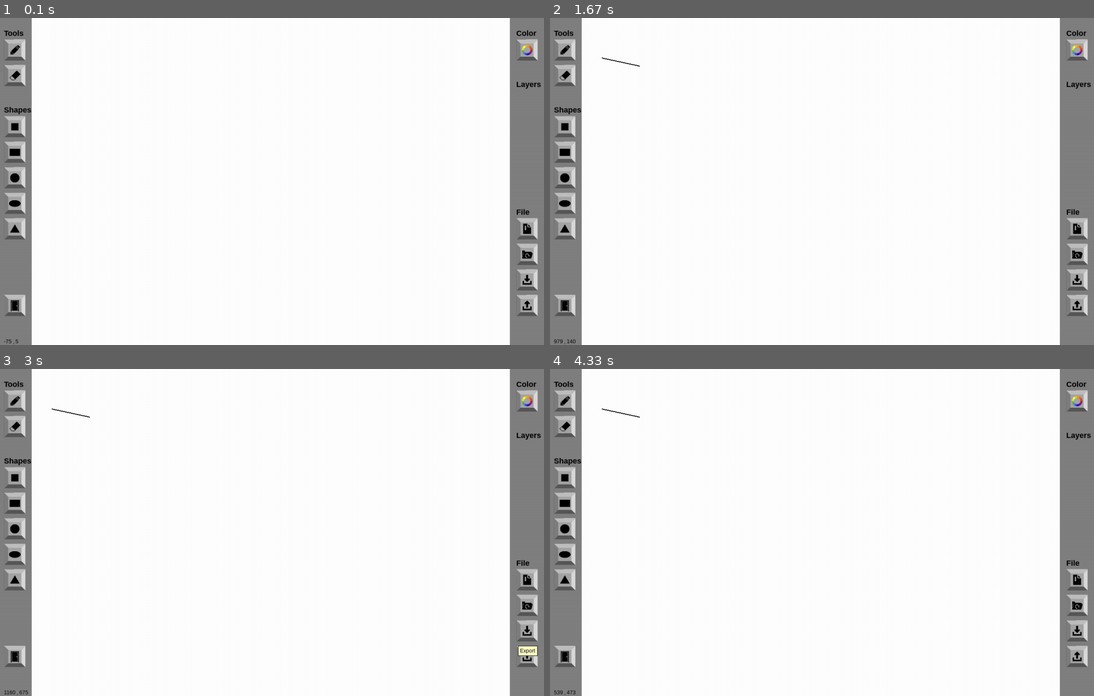
Above: before the commit, frames 1-4 (two rows, left to right).
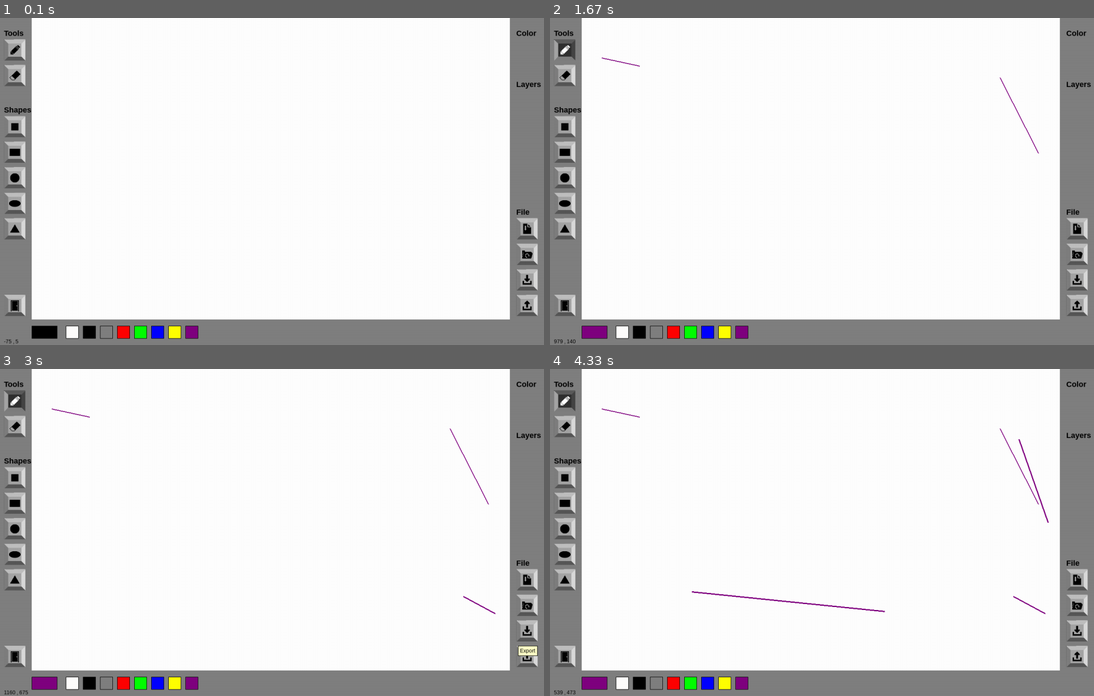
Above: after the commit, the same moments.

Repository: andrewkb1004-del/Drawing-Pygame-Software-andrewkb1004-del
Game: pygame game, started from src/project.py
Same seed, same stepped clock (60 frames per second), same inputs: the game is played once before the commit and once after it.
Inputs (mouse positions are in pixels of both pictures, inside the frame that each line leads up to):
- Up to frame 1 (0.1 s): no input
- Up to frame 2 (1.67 s): press the mouse at (740, 331) at 0.37 s; move the mouse to (740, 204) at 0.47 s; release the mouse at (740, 80) at 0.6 s; press the mouse at (566, 50) at 0.7 s; move the mouse to (598, 57) at 0.8 s; release the mouse at (637, 63) at 0.93 s; press the mouse at (1077, 227) at 1.03 s; move the mouse to (1039, 152) at 1.13 s; release the mouse at (1001, 76) at 1.27 s; hold  from 1.33 s (still down)
- Up to frame 3 (3 s): release  at 1.8 s; press the mouse at (527, 630) at 1.87 s; move the mouse to (495, 614) at 1.97 s; release the mouse at (462, 594) at 2.1 s; click (527, 656) at 2.22 s; tap = at 2.5 s; hold - from 2.83 s (still down)
- Up to frame 4 (4.33 s): release - at 3.3 s; press the mouse at (1077, 630) at 3.37 s; move the mouse to (881, 610) at 3.47 s; release the mouse at (691, 591) at 3.6 s; press the mouse at (1077, 604) at 3.7 s; move the mouse to (1050, 522) at 3.8 s; release the mouse at (1017, 437) at 3.93 s; click (811, 568) at 4.05 s

The runs differ from the first frame. In frame 1, 7.0% of the frame differs, in the area x 5-99%, y 6-100%; in frame 2, 7.3%; in frame 3, 7.4%; in frame 4, 7.6%, in the area x 0-99%, y 6-100%.

Commit message:
1. Changed button class to support non-image buttons. 2. Created dummy code to open dialog box for save, load, import, and export. 3. Added color selection bar. 4. Added keys + and - to add and delete layers.

Diff:
--- a/src/project.py
+++ b/src/project.py
@@ -1,11 +1,13 @@
 import pygame
 import os
 import sys
+import tkinter as tk
+from tkinter import filedialog
 
 class Button:
     """A class for creating clickable buttons in Pygame."""
 
-    def __init__(self, x, y, width, height, inactive_image, active_image, tool="None", tooltip_text="", action=None):
+    def __init__(self, x, y, width, height, inactive_image=None, active_image=None, inactive_color=None, active_color=None, border_color=None, text=None, text_color=None, tool="None", tooltip_text="", action=None):
         """
         Initializes the button object.
 
@@ -15,13 +17,33 @@
         :param height: The height of the button.
         :param inactive_image: The image to show when the mouse is not hovering above the button.
         :param active_image: The image when the mouse is hovering above the button.
+        :param inactive_color: The color to show when the mouse is not hovering above the button. Should not use with together with image.
+        :param active_color: The color when the mouse is hovering above the button. Should not use with together with image.
+        :param border_color: The color of the border around the button.
+        :param text: The text to displayed at the center of the button.
+        :param text_color: The color of the text.
         :param tool: Specify the tool associated with this button.
         :param tooltip_text: Specify the text to display when the mouse is hovering over the button.
         :param action: The function to call when the button is clicked.
         """
+
         self.rect = pygame.Rect(x, y, width, height)
-        self.inactive_image = pygame.transform.scale(pygame.image.load(inactive_image), (width, height))
-        self.active_image = pygame.transform.scale(pygame.image.load(active_image), (width, height))
+        if inactive_image is not None:
+            self.inactive_image = pygame.transform.scale(pygame.image.load(inactive_image), (width, height))
+        else:
+            self.inactive_image = None
+        if active_image is not None:
+            self.active_image = pygame.transform.scale(pygame.image.load(active_image), (width, height))
+        else:
+            self.active_image = None
+        self.inactive_color = inactive_color
+        self.active_color = active_color
+        self.border_color = border_color
+        self.text = text
+        if text_color is not None:
+            self.text_color = text_color
+        else:
+            self.text_color = (0, 0, 0) # Black text
         self.action = action
         self.tooltip = tooltip_text
         self.is_active = False
@@ -29,7 +51,6 @@
 
         # Setup Font
         self.font = pygame.font.SysFont('Arial', 12)
-        self.text_color = (0, 0, 0) # Black text
 
     def draw(self, screen):
         """Draws the button on the screen, changing color on hover."""
@@ -38,11 +59,27 @@
         # Determine current state based on hover
         if self.rect.collidepoint(mouse_pos) or self.is_active:
             current_image = self.active_image
+            current_color = self.active_color
         else:
             current_image = self.inactive_image
+            current_color = self.inactive_color
 
         # Draw the button
-        screen.blit(current_image, (self.rect.left, self.rect.top))
+        if current_image is not None:
+            screen.blit(current_image, (self.rect.left, self.rect.top))
+        elif current_color is not None:
+            pygame.draw.rect(screen, current_color, self.rect)
+
+        # Draw text
+        if self.text is not None:
+            text_surf = self.font.render(self.text, True, self.text_color)
+            text_rect = text_surf.get_rect(center=self.rect.center)
+            screen.blit(text_surf, text_rect)
+
+        # Draw border
+        if self.border_color is not None:
+            pygame.draw.rect(screen, self.border_color, self.rect, 1)
+
 
     def draw_tooltip(self, screen):
         """Draws the button on the screen, changing color on hover."""
@@ -72,13 +109,17 @@
                 # Check if the click occurred within the button area
                 if self.rect.collidepoint(mouse_pos):
                     # Execute the button's action if one is defined
-                    self.is_active = True
+                    if self.is_active:
+                        self.is_active = False
+                    else:
+                        self.is_active = True
                     if self.action is not None:
                         self.action(self)
-                        return True # Return True if the button was clicked
+                    return True # Return True if the button was clicked
         return False # Return False otherwise
 
 # --- Define action functions for buttons ---
+
 def quit_program(instance):
     """Function to exit the program."""
     global running
@@ -86,13 +127,65 @@
     #print("Exiting ...")
 
 def set_active_tool(instance):
-    """Function to set pen as current active tool."""
+    """Function to set current active tool."""
     global active_tool
     global start_pos
 
     start_pos = None
-    active_tool = instance.tool
+    if instance.is_active and instance.tool in ["pen", "eraser", "square", "rect", "circle", "oval", "triangle"]:
+        active_tool = instance.tool
+    else:
+        active_tool = "None"
     #print(f"Set {active_tool} as active!")
+
+def open_file_dialog():
+    # Create a hidden root window
+    root = tk.Tk()
+    root.withdraw()
+
+    # Open the file dialog
+    file_path = filedialog.askopenfilename(
+        title="Select a file",
+        filetypes=[("All Files", "*.*"), ("Text Files", "*.txt"), ("Python Files", "*.py")]
+    )
+
+    return file_path
+
+def save_file_dialog():
+    # Create a hidden root window
+    root = tk.Tk()
+    root.withdraw()
+
+    # Save file dialog
+    file_path = filedialog.asksaveasfilename(
+        title="Save file as",
+        defaultextension=".txt",  # Default extension
+        filetypes=[("Text Files", "*.txt"), ("Python Files", "*.py"), ("All Files", "*.*")]
+    )
+
+    return file_path
+
+def load_file(instance):
+    file_path = open_file_dialog()
+    print(f"File to load is {file_path}")
+
+def save_file(instance):
+    file_path = save_file_dialog()
+    print(f"File to save is {file_path}")
+
+def import_file(instance):
+    file_path = open_file_dialog()
+    print(f"File to import is {file_path}")
+
+def export_file(instance):
+    file_path = save_file_dialog()
+    print(f"File to export is {file_path}")
+
+def set_active_color(instance):
+    """Function to set current color."""
+    global current_color
+    current_color = instance.active_color
+    #print(f"Set {instance.tooltip} as active color!")
 
 def get_square(pos1, pos2):
     x1, y1 = pos1[0], pos1[1]
@@ -234,21 +327,21 @@
         action=quit_program # Pass the function reference
     )
 
-    global buttons_list
-    buttons_list.extend([pen_button, eraser_button, square_button, rect_button, circle_button, oval_button, triangle_button, quit_button])
+    global tool_buttons_list
+    tool_buttons_list.extend([pen_button, eraser_button, square_button, rect_button, circle_button, oval_button, triangle_button, quit_button])
 
 def create_right_buttons(edge_padding, button_padding, button_w, button_h, screen_width):
     # --- Create right side buttons ---
     button_x = screen_width - edge_padding - button_w
     button_y = 50
 
-    color_button = Button(
-        x=button_x, y=button_y, width=button_w, height=button_h,
-        inactive_image=os.path.join("assets", "color_inactive.png"), active_image=os.path.join("assets", "color_active.png"),
-        tool="color bar",
-        tooltip_text="Color Bar",
-        action=set_active_tool # Pass the function reference
-    )
+    #color_button = Button(
+    #    x=button_x, y=button_y, width=button_w, height=button_h,
+    #    inactive_image=os.path.join("assets", "color_inactive.png"), active_image=os.path.join("assets", "color_active.png"),
+    #    tool="color wheel",
+    #    tooltip_text="Color Wheel",
+    #    action=set_active_tool # Pass the function reference
+    #)
 
     button_y = button_y + (button_h + button_padding)*7
     save_button = Button(
@@ -256,7 +349,7 @@
         inactive_image=os.path.join("assets", "save.png"), active_image=os.path.join("assets", "save.png"),
         tool="save",
         tooltip_text="Save",
-        action=set_active_tool # Pass the function reference
+        action=save_file # Pass the function reference
     )
 
     button_y = button_y + button_h + button_padding
@@ -265,7 +358,7 @@
         inactive_image=os.path.join("assets", "load.png"), active_image=os.path.join("assets", "load.png"),
         tool="load",
         tooltip_text="Load",
-        action=set_active_tool # Pass the function reference
+        action=load_file # Pass the function reference
     )
 
     button_y = button_y + button_h + button_padding
@@ -274,7 +367,7 @@
         inactive_image=os.path.join("assets", "import.png"), active_image=os.path.join("assets", "import.png"),
         tool="import",
         tooltip_text="Import",
-        action=set_active_tool # Pass the function reference
+        action=import_file # Pass the function reference
     )
 
     button_y = button_y + button_h + button_padding
@@ -283,11 +376,42 @@
         inactive_image=os.path.join("assets", "export.png"), active_image=os.path.join("assets", "export.png"),
         tool="export",
         tooltip_text="Export",
-        action=set_active_tool # Pass the function reference
-    )
-
-    global buttons_list
-    buttons_list.extend([color_button, save_button, load_button, import_button, export_button])
+        action=export_file # Pass the function reference
+    )
+
+    global misc_buttons_list
+    #misc_buttons_list.extend([color_button, save_button, load_button, import_button, export_button])
+    misc_buttons_list.extend([save_button, load_button, import_button, export_button])
+
+def create_color_buttons(x_edge_padding, y_edge_padding, button_padding, button_w, button_h, screen_height):
+    # --- Create right side buttons ---
+    button_x = x_edge_padding + 50 + x_edge_padding + (button_w + button_padding)*2
+    button_y = screen_height - button_h - y_edge_padding
+
+    colors = {
+        "Eraser" : TRANSPARENT_BG,
+        "Black"  : BLACK,
+        "Gray"   : GRAY,
+        "Red"    : RED,
+        "Green"  : GREEN,
+        "Blue"   : BLUE,
+        "Yellow" : YELLOW,
+        "Purple" : PURPLE
+    }
+
+    global color_buttons_list
+    for tooltip, color in colors.items():
+        tmp_button = Button(
+            x=button_x, y=button_y, width=button_w, height=button_h,
+            inactive_color=color, active_color=color,
+            border_color=BLACK,
+            tool="color",
+            tooltip_text=tooltip,
+            action=set_active_color
+        )
+        color_buttons_list.append((tmp_button))
+        button_x = button_x + button_w + button_padding
+
 
 def draw_shape(active_tool, layer, draw_color, start_pos, current_pos, shape_width):
     if active_tool == "square":
@@ -302,6 +426,12 @@
     elif active_tool == "triangle":
         pygame.draw.polygon(layer, draw_color, get_triangle(start_pos, current_pos), shape_width)
 
+def is_pos_in_canvas(pos, canvas_rect):
+    if canvas_rect.collidepoint(pos):
+        return True
+    else:
+        return False
+
 def main():
     pygame.init()
     pygame.display.set_caption("Drawing Pygame Software")
@@ -318,6 +448,7 @@
         screen = pygame.display.set_mode(resolution)
 
     line_thickness = 2 # Initial brush size
+    global current_color
     current_color = BLACK # Default drawing color
     fps = 60
 
@@ -325,19 +456,42 @@
     button_padding = 10
     button_w = 50
     button_h = 50
-
-    global buttons_list
-    buttons_list = []
+    x_canvas_border_width = edge_padding + button_w + edge_padding
+
+    global tool_buttons_list
+    tool_buttons_list = []
     create_left_buttons(edge_padding, button_padding, button_w, button_h)
+
+    global misc_buttons_list
+    misc_buttons_list = []
     create_right_buttons(edge_padding, button_padding, button_w, button_h, screen_width)
 
+    global color_buttons_list
+    color_buttons_list = []
+    color_button_w = 30
+    color_button_h = 30
+    create_color_buttons(edge_padding, edge_padding, button_padding, color_button_w, color_button_h, screen_height)
+
+    current_color_button = Button(
+        x=x_canvas_border_width, y=screen_height - color_button_h - edge_padding, width=color_button_w*2, height=color_button_h,
+        inactive_color=current_color, active_color=current_color,
+        border_color=BLACK,
+        tool="color",
+        tooltip_text="Current Color",
+    )
+
+    y_canvas_border_width = edge_padding * 2 + color_button_h
+    canvas_width = screen_width - x_canvas_border_width*2
+    canvas_height = screen_height - y_canvas_border_width
+    canvas_rect = pygame.Rect(x_canvas_border_width, 0, canvas_width, canvas_height)
+
     # Create a separate surface for drawing.
-    canvas_border_width = edge_padding + button_w + edge_padding
-    layer0 = pygame.Surface((screen_width - canvas_border_width*2, screen_height))
-    layer0.fill(CANVAS_BG)
+    layer0 = pygame.Surface((canvas_width, canvas_height))
+    layer0.set_colorkey(TRANSPARENT_BG) # Makes this color as transparent
+    layer0.fill(TRANSPARENT_BG)
 
     # Create a surface to draw temp shapes
-    tmp_layer = pygame.Surface((screen_width - canvas_border_width*2, screen_height))
+    tmp_layer = pygame.Surface((canvas_width, canvas_height))
     tmp_layer.set_colorkey(TRANSPARENT_BG) # Makes this color as transparent
     tmp_layer.fill(TRANSPARENT_BG)
 
@@ -356,12 +510,15 @@
     clock = pygame.time.Clock() # To control the frame rate
     start_pos = None # Use for square, rect, circle, oval, and triangle
     shape_width = 0  # Set to 0 to have the shape filled. Set to non-zero to specify the line width of the shape edges
+    eraser_color = TRANSPARENT_BG
+    current_layer_history = []
 
     while running:
-        screen.fill(SCREEN_BG)
+        screen.fill(SCREEN_BG)                            # Fill the entire screen with SCREEN_BG color (e.g. gray)
+        pygame.draw.rect(screen, CANVAS_BG, canvas_rect)  # Fill just the canvas area with CANVAS_BG color (e.g. white)
 
         if active_tool == "eraser":
-            draw_color = CANVAS_BG
+            draw_color = eraser_color
         else:
             draw_color = current_color
 
@@ -374,16 +531,16 @@
             if event.type == pygame.MOUSEBUTTONDOWN:
                 if event.button == 1:  # Left mouse button
                     mouse_button_down = True
-                    if event.pos[0] > canvas_border_width and event.pos[0] < screen_width - canvas_border_width:
-                        last_pos = (event.pos[0] - canvas_border_width, event.pos[1]) # Start drawing from current position
+                    if is_pos_in_canvas(event.pos, canvas_rect):
+                        last_pos = (event.pos[0] - x_canvas_border_width, event.pos[1]) # Start drawing from current position
 
                         # This section of code draws the shape for the click, release, click operation
                         if active_tool in ["square", "rect", "circle", "oval", "triangle"]:
                             if start_pos is None:
-                                start_pos = (event.pos[0] - canvas_border_width, event.pos[1])
+                                start_pos = (event.pos[0] - x_canvas_border_width, event.pos[1])
                             else:
                                 tmp_layer.fill(TRANSPARENT_BG)
-                                current_pos = (event.pos[0] - canvas_border_width, event.pos[1])
+                                current_pos = (event.pos[0] - x_canvas_border_width, event.pos[1])
                                 draw_shape(active_tool, current_layer, draw_color, start_pos, current_pos, shape_width)
                                 start_pos = None
 
@@ -394,7 +551,7 @@
                     last_pos = None # Reset last_pos when button is released
 
                     # This section of code draws the shape for the click, drag, release operation
-                    current_pos = (event.pos[0] - canvas_border_width, event.pos[1])
+                    current_pos = (event.pos[0] - x_canvas_border_width, event.pos[1])
                     if active_tool in ["square", "rect", "circle", "oval", "triangle"] and start_pos is not None and current_pos != start_pos:
                         tmp_layer.fill(TRANSPARENT_BG)
                         draw_shape(active_tool, current_layer, draw_color, start_pos, current_pos, shape_width)
@@ -404,8 +561,8 @@
             if event.type == pygame.MOUSEMOTION:
                 if active_tool in ["pen", "eraser"]:
                     if mouse_button_down:
-                        if event.pos[0] > canvas_border_width and event.pos[0] < screen_width - canvas_border_width:
-                            current_pos = (event.pos[0] - canvas_border_width, event.pos[1])
+                        if is_pos_in_canvas(event.pos, canvas_rect):
+                            current_pos = (event.pos[0] - x_canvas_border_width, event.pos[1])
                             if last_pos:
                                 # Draw a line from the last position to the current position
                                 # This makes the drawing smooth rather than just dots
@@ -415,30 +572,20 @@
                 # Follow the mouse movement and draw the shape and tmp_layer
                 elif active_tool in ["square", "rect", "circle", "oval", "triangle"] and start_pos is not None:
                     tmp_layer.fill(TRANSPARENT_BG)
-                    current_pos = (event.pos[0] - canvas_border_width, event.pos[1])
-                    draw_shape(active_tool, tmp_layer, draw_color, start_pos, current_pos, shape_width)
+                    current_pos = (event.pos[0] - x_canvas_border_width, event.pos[1])
+                    if draw_color != eraser_color:
+                        tmp_draw_color = draw_color
+                        tmp_shape_width = shape_width
+                    else:
+                        tmp_draw_color = BLACK
+                        tmp_shape_width = 1
+                    draw_shape(active_tool, tmp_layer, tmp_draw_color, start_pos, current_pos, tmp_shape_width)
 
             # Keyboard Events
             if event.type == pygame.KEYDOWN:
-                # Change Color
-                if event.key == pygame.K_1:
-                    current_color = BLACK
-                elif event.key == pygame.K_2:
-                    current_color = RED
-                elif event.key == pygame.K_3:
-                    current_color = GREEN
-                elif event.key == pygame.K_4:
-                    current_color = BLUE
-                elif event.key == pygame.K_5:
-                    current_color = YELLOW
-                elif event.key == pygame.K_6:
-                    current_color = PURPLE
-                elif event.key == pygame.K_0: # Assign background_color to key 0.  This is essentially the eraser.
-                    current_color = CANVAS_BG
-
                 # Clear Screen
-                elif event.key == pygame.K_c:
-                    current_layer.fill(CANVAS_BG) # Fill the canvas surface with background color
+                if event.key == pygame.K_c:
+                    current_layer.fill(TRANSPARENT_BG) # Fill the canvas surface with background color
 
                 # Toggle shape fill
                 elif event.key == pygame.K_f:
@@ -447,29 +594,53 @@
                     else:
                         shape_width = 0
 
+                # Add a layer
+                elif event.key == pygame.K_EQUALS:
+                    new_layer = pygame.Surface((canvas_width, canvas_height))
+                    new_layer.set_colorkey(TRANSPARENT_BG) # Makes this color as transparent
+                    new_layer.fill(TRANSPARENT_BG)
+                    layers_list.append(new_layer)
+                    current_layer_history.append(current_layer)
+                    current_layer = new_layer
+
+                # Delete current layer
+                elif event.key == pygame.K_MINUS:
+                    if len(layers_list) > 1:
+                        layers_list.remove(current_layer)
+                        current_layer = current_layer_history.pop() # Assign previous active layer to current_layer
+
                 # Change Brush Size
                 elif event.key == pygame.K_LEFTBRACKET: # [ key
                     line_thickness = max(1, line_thickness - 1) # Decrease, min 1
-                    shape_width = line_thickness
+                    if shape_width != 0:
+                        shape_width = line_thickness
                 elif event.key == pygame.K_RIGHTBRACKET: # ] key
                     line_thickness = min(50, line_thickness + 1) # Increase, max 50
-                    shape_width = line_thickness
+                    if shape_width != 0:
+                        shape_width = line_thickness
 
             # Handling event for the buttons
-            for button in buttons_list:
+            for button in tool_buttons_list + misc_buttons_list + color_buttons_list:
                 button.handle_event(event)
 
         # --- Drawing ---
         # Draw layers
         for layer in layers_list:
-            screen.blit(layer, (canvas_border_width, 0))
-        screen.blit(tmp_layer, (canvas_border_width, 0))
+            screen.blit(layer, (x_canvas_border_width, 0))
+        screen.blit(tmp_layer, (x_canvas_border_width, 0))
 
         # Draw the buttons onto the on screen
-        for button in buttons_list:
+        for button in tool_buttons_list:
             if button.tool != active_tool:
                 button.is_active = False
             button.draw(screen)
+
+        for button in misc_buttons_list + color_buttons_list:
+            button.draw(screen)
+
+        # Draw the current color
+        current_color_button.active_color = current_color_button.inactive_color = current_color
+        current_color_button.draw(screen)
 
         # Draw the button section texts on the screen
         font = pygame.font.SysFont('Arial', 18, bold=True)
@@ -483,14 +654,15 @@
 
         # Display mouse coordinate at the bottom left of the screen
         mouse_pos = pygame.mouse.get_pos()
-        mouse_coordinate_text = f"{mouse_pos[0]- canvas_border_width} , {mouse_pos[1]}"
+        mouse_coordinate_text = f"{mouse_pos[0]- x_canvas_border_width} , {mouse_pos[1]}"
         font = pygame.font.SysFont('Arial', 12)
         mouse_coor_surface = font.render(mouse_coordinate_text , True, BLACK)
         screen.blit(mouse_coor_surface, (15, screen_height-15))
 
         # Draw button tooltip on the screen
-        for button in buttons_list:
+        for button in tool_buttons_list + misc_buttons_list + color_buttons_list:
             button.draw_tooltip(screen)
+        current_color_button.draw_tooltip(screen)
 
         # --- Update the Display ---
         pygame.display.flip()
@@ -517,4 +689,11 @@
     TOOLTIP_BG = (255, 255, 200)
     TRANSPARENT_BG = (255, 254, 253)
 
+    ## To open file dialogue
+    #selected_file = load_file
+    #if selected_file:
+    #    print(f"Selected file: {selected_file}")
+    #else:
+    #    print("No file selected.")
+
     main()
